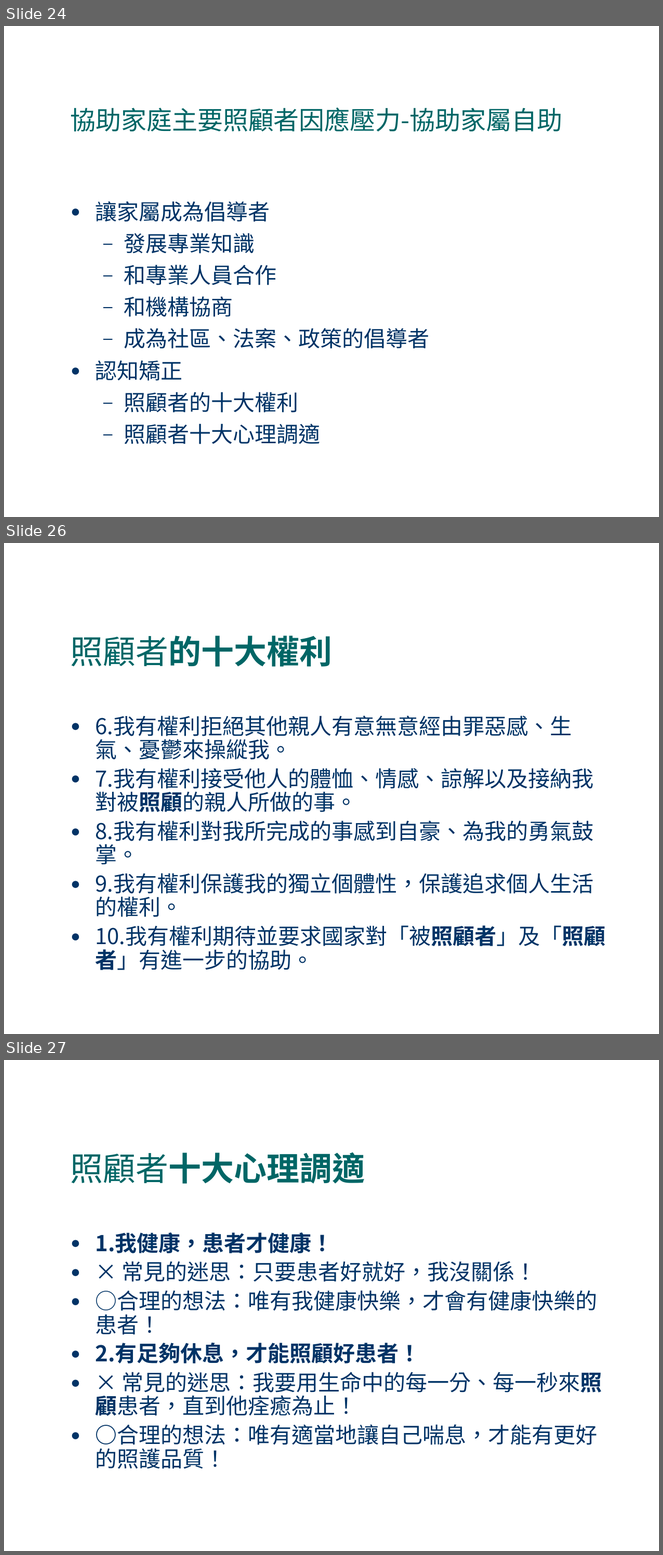
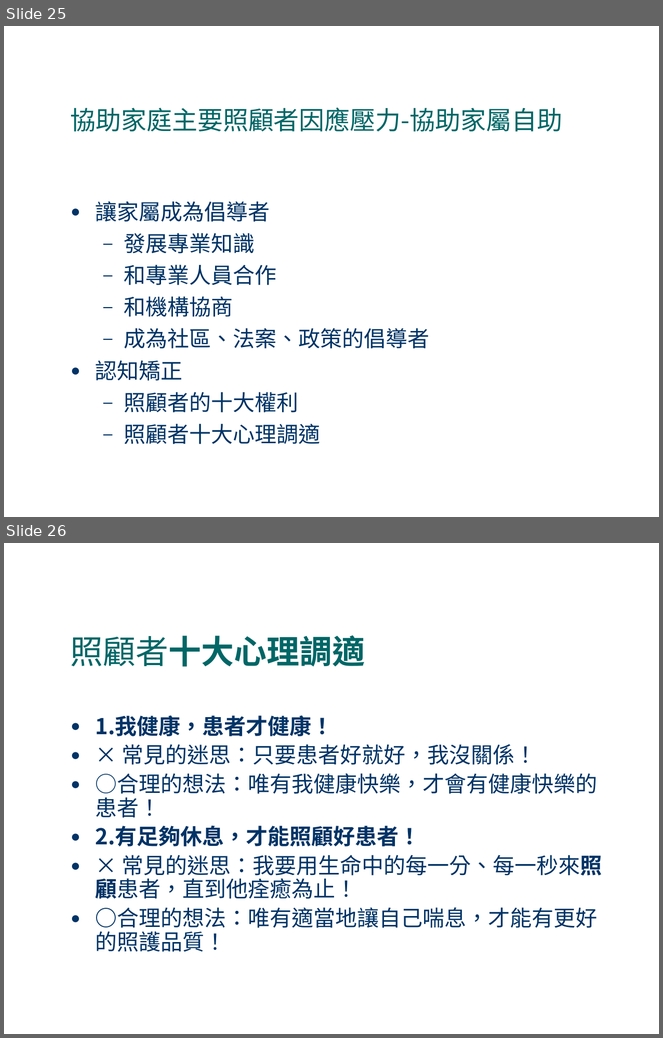
Before and after one commit to fhopecc/stxt, a slide deck: doc/tutorial/home_care.odp. Shown one above the other, each under a label of ours: slides 24, 26 and 27 before the commit, slides 25 and 26 after it; the slides between them are not shown. The pictures are 663x1555 and 663x1038 pixels, drawn with LibreOffice and Linux fonts; fonts in the diff are those of the drawing. Boxes give left, top, right and bottom in pixels: in the first picture for what was removed or moved away, otherwise in the second. Text is boxed around its words. In the diff, an @@ line names an element or a change of style, - is before the commit and + after.

```diff
--- a/doc/tutorial/home_care.odp
+++ b/doc/tutorial/home_care.odp
@@ slide 26 removed at bbox=[4, 543, 659, 1034], background #FFFFFF @@
@@ title removed at bbox=[71, 636, 333, 667] @@
-照顧者的十大權利
@@ text removed at bbox=[95, 716, 606, 970] @@
-● 6.我有權利拒絕其他親人有意無意經由罪惡感、生氣、憂鬱來操縱我。
-● 7.我有權利接受他人的體恤、情感、諒解以及接納我對被照顧的親人所做的事。
-● 8.我有權利對我所完成的事感到自豪、為我的勇氣鼓掌。
-● 9.我有權利保護我的獨立個體性，保護追求個人生活的權利。
-● 10.我有權利期待並要求國家對「被照顧者」及「照顧者」有進一步的協助。
@@ what was slide 24 is now slide 25 @@
@@ what was slide 27 is now slide 26 @@
```
Also in this commit, not shown: 2 slides changed, 1 slide added, 1 other slide removed.
